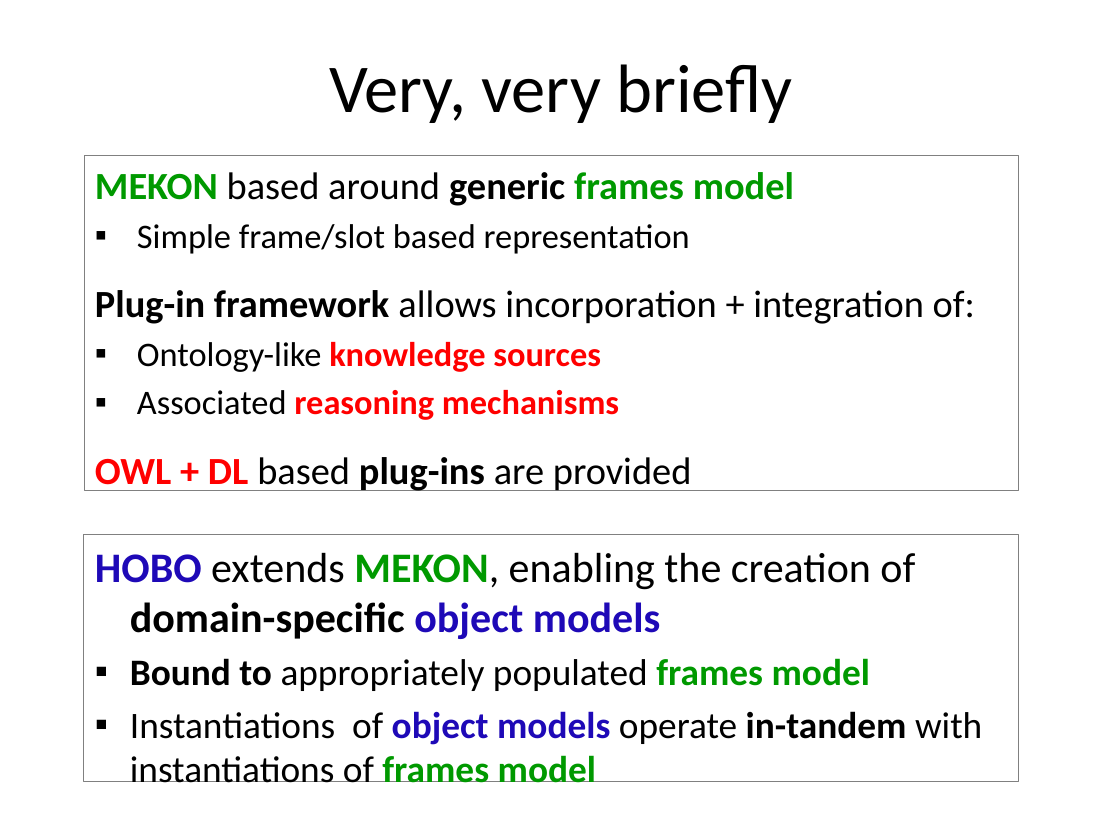
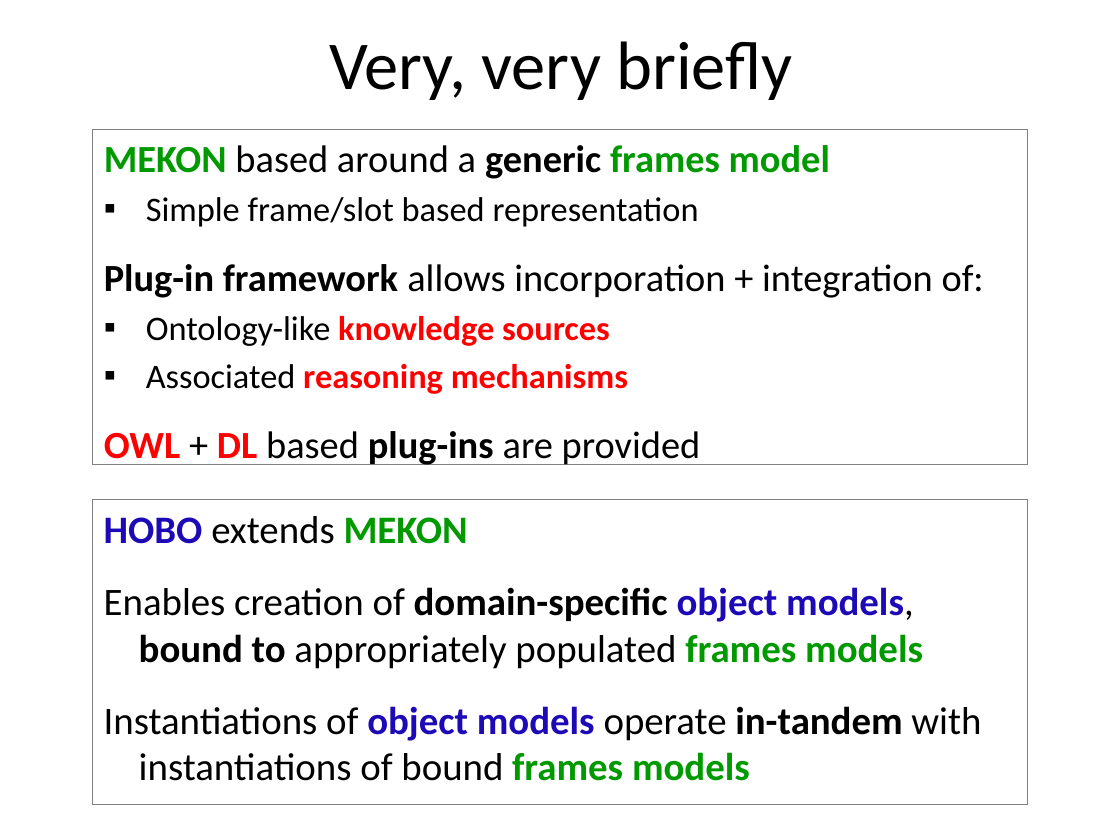
Before and after one commit to colin-puleston/mekon-hobo, a slide deck: slide 2 of docs/MEKON-HOBO in a nutshell.pptx. Drawn at 1120x840 pixels with LibreOffice and Linux fonts; fonts in the diff are those of the drawing. Boxes give left, top, right and bottom in pixels: in the first picture for what was removed or moved away, otherwise in the second. Text is boxed around its words. In the diff, an @@ line names an element or a change of style, - is before the commit and + after.

```diff
--- a/docs/MEKON-HOBO in a nutshell.pptx
+++ b/docs/MEKON-HOBO in a nutshell.pptx
@@ title "Very, very briefly": place and size @@
-title "Very, very briefly" at bbox=[329, 64, 792, 123]
+title "Very, very briefly" at bbox=[329, 41, 792, 100]
@@ text "MEKON based around a generic ...": place and size @@
-text "MEKON based around a generic ..." at bbox=[84, 156, 1019, 491]
+text "MEKON based around a generic ..." at bbox=[93, 129, 1028, 464]
@@ text at bbox=[104, 145, 830, 179]: text changed @@
-MEKON based around generic frames model
+MEKON based around a generic frames model
@@ text at bbox=[104, 431, 701, 465]: text colour #FF0000 to #000000, bold off in "+" @@
@@ rectangle "HOBO extends MEKON": place and size @@
-rectangle "HOBO extends MEKON" at bbox=[84, 534, 1019, 781]
+rectangle "HOBO extends MEKON" at bbox=[93, 500, 1028, 805]
@@ text in rectangle at bbox=[104, 516, 981, 781]: text changed; size 24 to 25 pt @@
-HOBO extends MEKON, enabling the creation of domain-specific object models
-▪ Bound to appropriately populated frames model
-▪ Instantiations of object models operate in-tandem with instantiations of frames model
+HOBO extends MEKON
+Enables creation of domain-specific object models, bound to appropriately populated frames models
+Instantiations of object models operate in-tandem with instantiations of bound frames models
```
Also in this commit, not shown: 4 other slides changed, 1 slide added, 5 slides removed.
